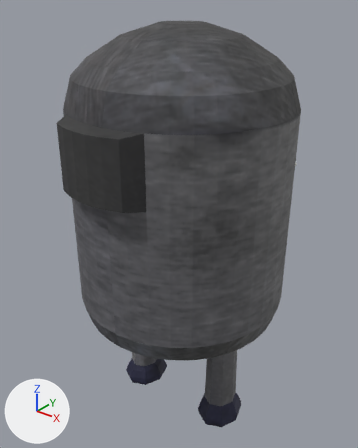
An edit to the OBJ model First Game/Models/BOSS/BOSS.obj, drawn before and after from the same camera.
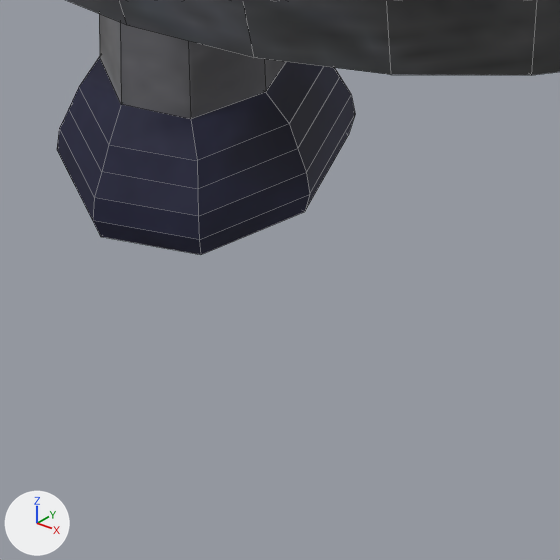
Old and new are each drawn whole from a camera (50 mm lens) standing at (2.663, -3.369, 4.213) and looking at (-0.069, 0.046, 2.095) and again close up on the part from 33% to 54% of the width and 78% to 95% of the height. Lighting does not change. The marker at lower left points along +X, +Y and +Z. The close-ups show mesh edges as thin lines. Where no turn or scale is listed for an object, it has been applied to the vertices. Vertices at the same position are counted once.

In view in the first close-up: 'Cylinder.002_Cylinder.001'.
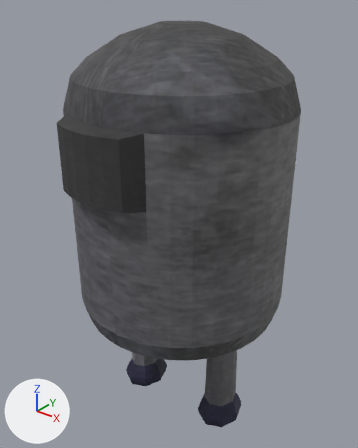
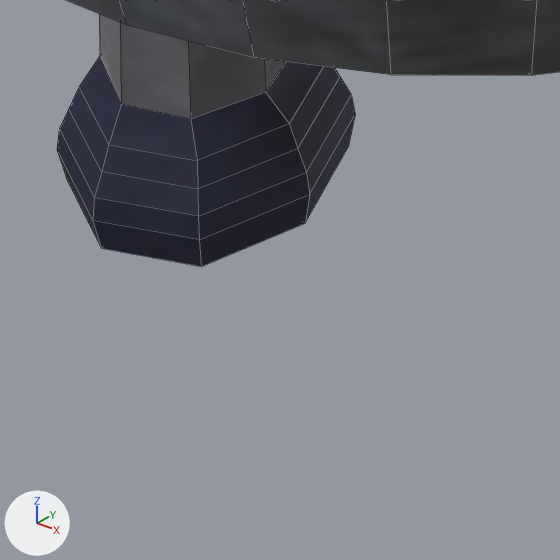
Edits to the bpy script that builds the scene:
```text
Change me_cylinder_002_cylinder_001:
    used by ob_cylinder_002_cylinder_001; location = (0.0, 0.0, 0.0)
    verts and faces of me_cylinder_002_cylinder_001; kept vertices keep their numbers, new ones are numbered from 1019
    before: 766 (-0.36, -0.04, 0.25) at pixel (265, 92), 767 (-0.39, 0.08, 0.25), 770 (-0.41, -0.16, 0.25) at pixel (190, 119), 815 (-0.5, 0.14, 0.25), 816 (-0.61, 0.1, 0.25)
    before: 821 (-0.52, -0.2, 0.25) at pixel (121, 104), 822 (-0.66, -0.02, 0.25), 823 (-0.62, -0.14, 0.25) at pixel (99, 56), 863 (-0.51, -0.03, 0.26), 934 (-0.66, -0.19, 0.03) at pixel (66, 169)
    before: 935 (-0.51, -0.27, 0.03) at pixel (100, 236), 936 (-0.36, -0.2, 0.04) at pixel (200, 254), 938 (-0.29, -0.03, 0.04) at pixel (304, 211), 939 (-0.35, 0.15, 0.04) at pixel (348, 135), 941 (-0.65, 0.16, 0.03)
    before: 942 (-0.72, -0.02, 0.03), 944 (-0.51, -0.03, 0.01), 945 (-0.5, 0.22, 0.03)
    remove me_cylinder_002_cylinder_001.from_pydata(...)  # 1019 vertices, 1010 faces; spans x -1.0..1.0, y -1.14..1.17, z -0.01..3.93
    add me_cylinder_002_cylinder_001.from_pydata(...)  # 1018 vertices, 1006 faces; spans x -1.0..1.0, y -1.14..1.17, z -0.01..3.93
    me_cylinder_002_cylinder_001 part 1
    add delete_vertices([863])  # with the faces that use them
    add for i in [934, 935, 941, 942, 944, 945]: verts[i] += (0.0, 0.0, -0.02)
    add for i in [936, 938, 939]: verts[i] += (0.0, 0.0, -0.03)
```

Where the change shows, as pixel boxes [x1, y1, x2, y2] in the close-ups (560 x 560 px):
'Cylinder.002_Cylinder.001', reshaped: before [57, 0, 560, 255]; after [57, 0, 560, 266]
part 1 of me_cylinder_002_cylinder_001, cut back: before [74, 116, 355, 255]; after [58, 116, 355, 266]
